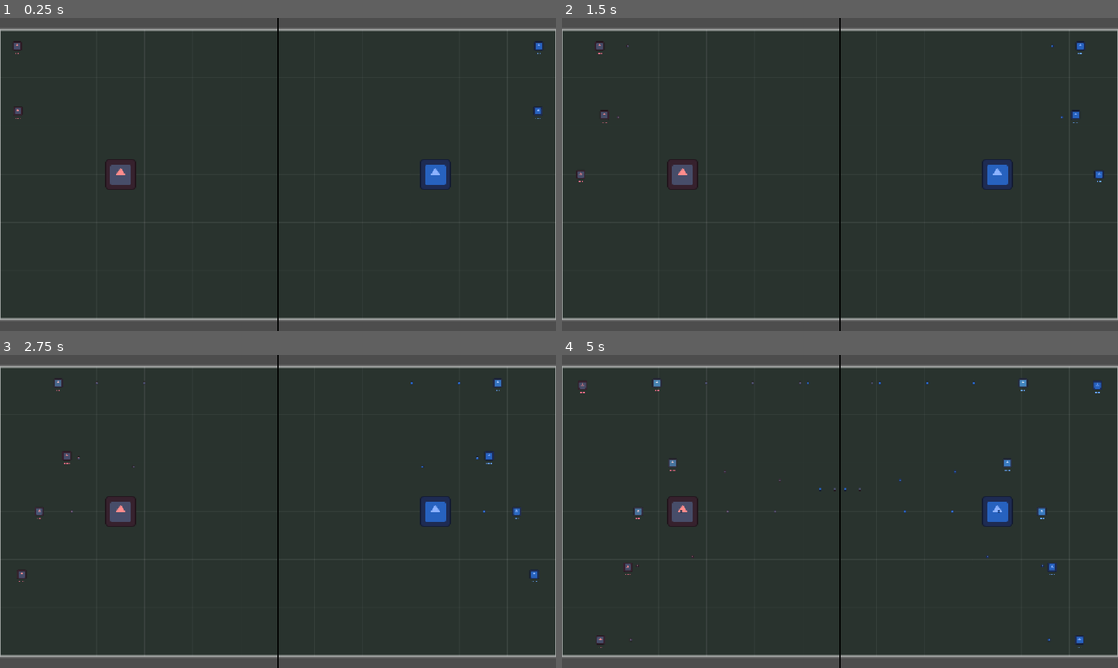
Above: before the commit, frames 1-4 (two rows, left to right).
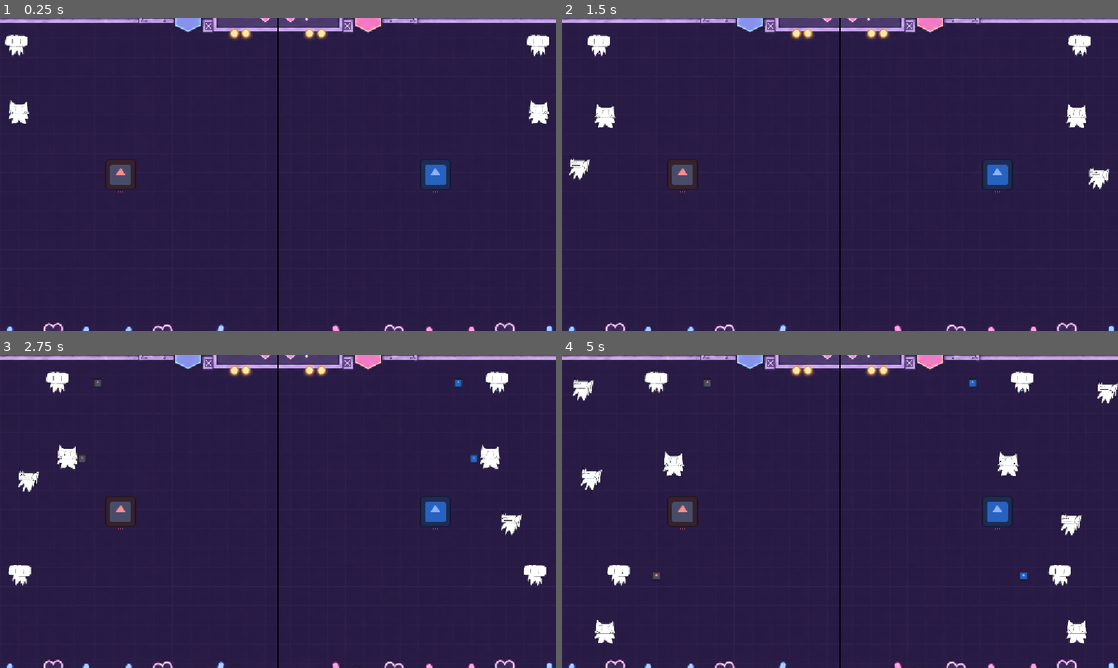
Above: after the commit, the same moments.

Repository: Benzenism/2026-IT-ARENA-GAME-JAM-TEAM-2
Game: Godot game, scene res://scenes/test/fan_player_test.tscn
Two runs of this game, one before a commit and one after it. Both use one fixed random seed, a clock stepped at 60 frames per second and the inputs below. This scene is started directly instead of the project's main scene. The engine's default icon, where the game draws it, is replaced by a stand-in: a white triangle on a blue panel in a dark square.
Inputs:
- Up to frame 1 (0.25 s): no input
- Up to frame 2 (1.5 s): no input
- Up to frame 3 (2.75 s): no input
- Up to frame 4 (5 s): no input

The runs differ from the first frame. In frame 1, 53% of the frame differs, in the area x 0-100%, y 0-100%; in frame 2, 54%; in frame 3, 54%; in frame 4, 54%.

Commit message:
feat: add enemy sprites, attacks, etc

Diff:
--- /dev/null
+++ b/behaviors/attack/DiagonalAttack.tscn
@@ -0,0 +1,6 @@
+[gd_scene load_steps=2 format=3]
+
+[ext_resource type="Script" path="res://behaviors/attack/diagonal_attack.gd" id="1"]
+
+[node name="DiagonalAttack" type="Node"]
+script = ExtResource("1")
--- /dev/null
+++ b/behaviors/attack/diagonal_attack.gd
@@ -0,0 +1,11 @@
+extends FanAttack
+
+
+func fire(fan: Fan) -> void:
+	for direction in [
+		Vector2(1, 1),
+		Vector2(1, -1),
+		Vector2(-1, 1),
+		Vector2(-1, -1)
+	]:
+		fan.shoot(direction)
--- /dev/null
+++ b/behaviors/movement/CameraMovement.tscn
@@ -0,0 +1,6 @@
+[gd_scene load_steps=2 format=3]
+
+[ext_resource type="Script" path="res://behaviors/movement/camera_movement.gd" id="1"]
+
+[node name="CameraMovement" type="Node"]
+script = ExtResource("1")
--- /dev/null
+++ b/behaviors/movement/camera_movement.gd
@@ -0,0 +1,34 @@
+extends FanMovement
+
+@export var move_interval: float = 10.0
+@export var move_radius: float = 180.0
+@export var stopping_distance: float = 8.0
+
+var target_position := Vector2.ZERO
+var elapsed: float = 10.0
+
+
+func _process(delta: float) -> void:
+	elapsed += delta
+	if elapsed >= move_interval:
+		var fan := get_parent() as Fan
+		if is_instance_valid(fan):
+			_choose_target(fan)
+
+
+func get_direction(fan: Fan) -> Vector2:
+	if target_position == Vector2.ZERO:
+		_choose_target(fan)
+	if fan.global_position.distance_to(target_position) <= stopping_distance:
+		return Vector2.ZERO
+	return fan.global_position.direction_to(target_position)
+
+
+func _choose_target(fan: Fan) -> void:
+	var offset := Vector2.from_angle(randf() * TAU) * randf_range(move_radius * 0.5, move_radius)
+	var bounds := fan.arena_rect.grow(-32.0)
+	target_position = Vector2(
+		clampf(fan.global_position.x + offset.x, bounds.position.x, bounds.end.x),
+		clampf(fan.global_position.y + offset.y, bounds.position.y, bounds.end.y)
+	)
+	elapsed = 0.0
--- a/data/fanclubs/anti_fan.tres
+++ b/data/fanclubs/anti_fan.tres
@@ -4,6 +4,7 @@
 [ext_resource type="PackedScene" path="res://behaviors/movement/ChaseMovement.tscn" id="2"]
 [ext_resource type="PackedScene" path="res://behaviors/attack/AimedAttack.tscn" id="3"]
 [ext_resource type="PackedScene" path="res://scenes/projectile/normal_bullet.tscn" id="4"]
+[ext_resource type="Texture2D" uid="uid://dv0iukylhyg2t" path="res://sprites/fans/fan_anti.png" id="5_anti"]
 
 [resource]
 script = ExtResource("1")
@@ -11,10 +12,12 @@
 display_name = "안티팬"
 description = "상대 플레이어를 쫓아가며 현재 위치를 조준합니다.
 발사된 탄환은 직선으로 날아가므로 피할 수 있습니다."
+sprite_texture = ExtResource("5_anti")
 max_hp = 4
 move_speed = 82.0
 population_cost = 2
-attack_interval = 1.3
+attack_interval = 2.5
+projectile_lifetime = 2.2
 movement_scene = ExtResource("2")
 attack_scene = ExtResource("3")
 projectile_scene = ExtResource("4")
--- /dev/null
+++ b/data/fanclubs/camera_fan.tres
@@ -0,0 +1,20 @@
+[gd_resource type="Resource" script_class="FanClubData" format=3 uid="uid://hjdwgtvuaxml"]
+
+[ext_resource type="Script" uid="uid://bkvlr2fgfglxw" path="res://scripts/fan/fan_club_data.gd" id="1"]
+[ext_resource type="PackedScene" path="res://behaviors/movement/CameraMovement.tscn" id="2"]
+[ext_resource type="PackedScene" path="res://behaviors/attack/DiagonalAttack.tscn" id="3"]
+[ext_resource type="PackedScene" path="res://scenes/projectile/normal_bullet.tscn" id="4"]
+[ext_resource type="Texture2D" uid="uid://b51jea34mj1vo" path="res://sprites/fans/fan_camera.png" id="5_camera"]
+
+[resource]
+script = ExtResource("1")
+club_id = &"camera"
+display_name = "카메라팬"
+description = "10초마다 주변의 무작위 위치로 이동하며 네 대각선으로 탄환을 발사합니다."
+sprite_texture = ExtResource("5_camera")
+move_speed = 90.0
+population_cost = 2
+attack_interval = 5.0
+movement_scene = ExtResource("2")
+attack_scene = ExtResource("3")
+projectile_scene = ExtResource("4")
--- a/data/fanclubs/normal_fan.tres
+++ b/data/fanclubs/normal_fan.tres
@@ -4,6 +4,7 @@
 [ext_resource type="PackedScene" path="res://behaviors/movement/ForwardMovement.tscn" id="2"]
 [ext_resource type="PackedScene" path="res://behaviors/attack/ForwardAttack.tscn" id="3"]
 [ext_resource type="PackedScene" path="res://scenes/projectile/normal_bullet.tscn" id="4"]
+[ext_resource type="Texture2D" uid="uid://cj2kg11xx6w8q" path="res://sprites/fans/fan_basic.png" id="5_basic"]
 
 [resource]
 script = ExtResource("1")
@@ -11,6 +12,8 @@
 display_name = "일반팬"
 description = "한 방향으로 꾸준히 전진하며 응원봉 탄환을 발사합니다.
 예측하기 쉬운 기본형 팬입니다."
+sprite_texture = ExtResource("5_basic")
+attack_interval = 2.0
 movement_scene = ExtResource("2")
 attack_scene = ExtResource("3")
 projectile_scene = ExtResource("4")
--- a/scenes/fan/fan.gd
+++ b/scenes/fan/fan.gd
@@ -4,7 +4,7 @@
 signal died
 signal despawned(population_cost: int)
 signal shoot_requested(scene: PackedScene, origin: Vector2, direction: Vector2,
-		team_id: int, bounds: Rect2)
+		team_id: int, bounds: Rect2, lifetime: float)
 
 const CHARGE_DURATION := 0.5
 
@@ -31,7 +31,7 @@
 	hp = club.max_hp
 	if club.sprite_texture != null:
 		sprite.texture = club.sprite_texture
-		sprite.scale = club.sprite_scale
+		sprite.scale = club.sprite_scale * 1.15
 	motion_mode = CharacterBody2D.MOTION_MODE_FLOATING
 	add_to_group("fans")
 	movement = club.movement_scene.instantiate() as FanMovement
@@ -112,7 +112,7 @@
 		return
 	var aim := direction.normalized()
 	shoot_requested.emit(club.projectile_scene, global_position + aim * 23.0,
-		aim, team_id, arena_rect)
+		aim, team_id, arena_rect, club.projectile_lifetime)
 
 
 func take_damage(amount: int) -> void:
--- a/scenes/player/player.gd
+++ b/scenes/player/player.gd
@@ -42,7 +42,7 @@
 func _draw() -> void:
 	for i in range(max_hp):
 		var offset := (i - (max_hp - 1) * 0.5) * 8.0
-		draw_circle(Vector2(offset, 62), 2.4,
+		draw_circle(Vector2(offset, 72), 2.4,
 			color if i < hp else Color("35415b"))
 
 
--- a/scenes/projectile/normal_bullet.tscn
+++ b/scenes/projectile/normal_bullet.tscn
@@ -3,7 +3,7 @@
 [ext_resource type="Script" path="res://scenes/projectile/projectile.gd" id="1"]
 
 [sub_resource type="CircleShape2D" id="BulletShape"]
-radius = 4.0
+radius = 5.0
 
 [node name="NormalBullet" type="Area2D"]
 collision_layer = 0
@@ -12,6 +12,7 @@
 script = ExtResource("1")
 
 [node name="Sprite2D" type="Sprite2D" parent="."]
+scale = Vector2(1.25, 1.25)
 
 [node name="CollisionShape2D" type="CollisionShape2D" parent="."]
 shape = SubResource("BulletShape")
--- a/scenes/test/fan_player_test.gd
+++ b/scenes/test/fan_player_test.gd
@@ -3,6 +3,7 @@
 
 const NORMAL: FanClubData = preload("res://data/fanclubs/normal_fan.tres")
 const ANTI: FanClubData = preload("res://data/fanclubs/anti_fan.tres")
+const CAMERA: FanClubData = preload("res://data/fanclubs/camera_fan.tres")
 const PLACEHOLDER: Texture2D = preload("res://icon.svg")
 
 var teams: Array[TeamController] = []
@@ -30,7 +31,7 @@
 		var team := TeamController.new()
 		team.name = "Team%d" % (i + 1)
 		team.team_id = i + 1
-		team.owned_clubs = [NORMAL, ANTI]
+		team.owned_clubs = [NORMAL, ANTI, CAMERA]
 		team.enemy_player = players[1 - i]
 		team.fan_container = fans
 		team.projectile_spawner = projectiles
@@ -46,7 +47,7 @@
 	# Use the existing project icon only when the club has no sprite configured.
 	if fan.sprite.texture == null:
 		fan.sprite.texture = PLACEHOLDER
-		fan.sprite.scale = Vector2(0.3, 0.3)
+		fan.sprite.scale = Vector2(0.36, 0.36)
 		fan.sprite.modulate = Color(1, 0.55, 0.55) if fan.team_id == 1 else Color(0.55, 0.7, 1)
 
 
@@ -56,5 +57,5 @@
 		var sprite := bullet.get_node("Sprite2D") as Sprite2D
 		if sprite.texture == null:
 			sprite.texture = PLACEHOLDER
-			sprite.scale = Vector2(0.08, 0.08)
+			sprite.scale = Vector2(0.3, 0.3)
 			sprite.modulate = Color(1, 0.55, 0.55) if bullet.team_id == 1 else Color(0.55, 0.7, 1)
--- a/scenes/test/fan_player_test.tscn
+++ b/scenes/test/fan_player_test.tscn
@@ -1,9 +1,15 @@
-[gd_scene load_steps=3 format=3]
+[gd_scene format=3 uid="uid://5cjkajxy3nmt"]
 
 [ext_resource type="PackedScene" path="res://scenes/main.tscn" id="1_main"]
-[ext_resource type="Script" path="res://scenes/test/fan_player_test.gd" id="2_test"]
+[ext_resource type="Script" uid="uid://b4ty35x4ebxx3" path="res://scenes/test/fan_player_test.gd" id="2_test"]
 
-[node name="FanPlayerTest" instance=ExtResource("1_main")]
+[node name="FanPlayerTest" unique_id=1443702000 instance=ExtResource("1_main")]
 
-[node name="FanTest" type="Node2D" parent="Split/LeftContainer/LeftViewport/World"]
+[node name="LeftViewport" parent="Split/LeftContainer" index="0"]
+size = Vector2i(718, 900)
+
+[node name="FanTest" type="Node2D" parent="Split/LeftContainer/LeftViewport/World" index="3" unique_id=1977355397]
 script = ExtResource("2_test")
+
+[node name="RightViewport" parent="Split/RightContainer" index="0"]
+size = Vector2i(718, 900)
--- a/scenes/world/world.tscn
+++ b/scenes/world/world.tscn
@@ -1,19 +1,24 @@
-[gd_scene load_steps=3 format=3]
+[gd_scene format=3 uid="uid://dfmhvwxcojvsj"]
 
-[ext_resource type="Script" path="res://scenes/world/field.gd" id="1_field"]
+[ext_resource type="Script" uid="uid://brlt0r71r5vwe" path="res://scenes/world/field.gd" id="1_field"]
+[ext_resource type="Texture2D" uid="uid://dlcgra3mfc8aa" path="res://sprites/bg.png" id="2_1fp7r"]
 [ext_resource type="PackedScene" path="res://scenes/player/player.tscn" id="2_player"]
 
-[node name="World" type="Node2D"]
+[node name="World" type="Node2D" unique_id=557916526]
 
-[node name="Field" type="Node2D" parent="."]
+[node name="Field" type="Node2D" parent="." unique_id=1296993949]
 script = ExtResource("1_field")
 
-[node name="Player1" parent="." instance=ExtResource("2_player")]
+[node name="Background" type="Sprite2D" parent="Field" unique_id=1326201674]
+scale = Vector2(1.7, 1.7)
+texture = ExtResource("2_1fp7r")
+
+[node name="Player1" parent="." unique_id=2095809743 instance=ExtResource("2_player")]
 position = Vector2(-600, 0)
 color = Color(1, 0.55, 0.55, 1)
 
-[node name="Player2" parent="." instance=ExtResource("2_player")]
+[node name="Player2" parent="." unique_id=1547911868 instance=ExtResource("2_player")]
 position = Vector2(600, 0)
 input_prefix = "p2"
+color = Color(0.55, 0.7, 1, 1)
 team_id = 2
-color = Color(0.55, 0.7, 1, 1)
--- a/scripts/fan/fan_club_data.gd
+++ b/scripts/fan/fan_club_data.gd
@@ -16,6 +16,7 @@
 @export var move_speed: float = 68.0
 @export_range(1, 16) var population_cost: int = 1
 @export_range(0.05, 30.0) var attack_interval: float = 1.0
+@export_range(0.1, 30.0) var projectile_lifetime: float = 2.0
 
 @export_group("Behaviors")
 @export var movement_scene: PackedScene
--- a/scripts/projectile/projectile_spawner.gd
+++ b/scripts/projectile/projectile_spawner.gd
@@ -8,13 +8,13 @@
 
 
 func request_shot(scene: PackedScene, origin: Vector2, direction: Vector2,
-		team_id: int, bounds: Rect2) -> void:
+		team_id: int, bounds: Rect2, lifetime: float) -> void:
 	# Damage signals may arrive while physics overlaps are being flushed.
-	_spawn.call_deferred(scene, origin, direction, team_id, bounds)
+	_spawn.call_deferred(scene, origin, direction, team_id, bounds, lifetime)
 
 
 func _spawn(scene: PackedScene, origin: Vector2, direction: Vector2,
-		team_id: int, bounds: Rect2) -> void:
+		team_id: int, bounds: Rect2, lifetime: float) -> void:
 	if not is_inside_tree() or scene == null or _is_near_idol(origin):
 		return
 	while active_projectiles.size() >= projectile_limit:
@@ -26,6 +26,7 @@
 	projectile.team_id = team_id
 	projectile.direction = direction
 	projectile.arena_rect = bounds
+	projectile.lifetime = lifetime
 	projectile.position = to_local(origin)
 	projectile.tree_exited.connect(_on_projectile_tree_exited.bind(projectile))
 	add_child(projectile)
Not shown, added: behaviors/attack/diagonal_attack.gd.uid
Not shown, added: behaviors/movement/camera_movement.gd.uid
Binary file added: sprites/bg.png
Not shown, added: sprites/bg.png.import
Binary file added: sprites/fans/fan_anti.png
Not shown, added: sprites/fans/fan_anti.png.import
Binary file added: sprites/fans/fan_basic.png
Not shown, added: sprites/fans/fan_basic.png.import
Binary file added: sprites/fans/fan_camera.png
Not shown, added: sprites/fans/fan_camera.png.import
